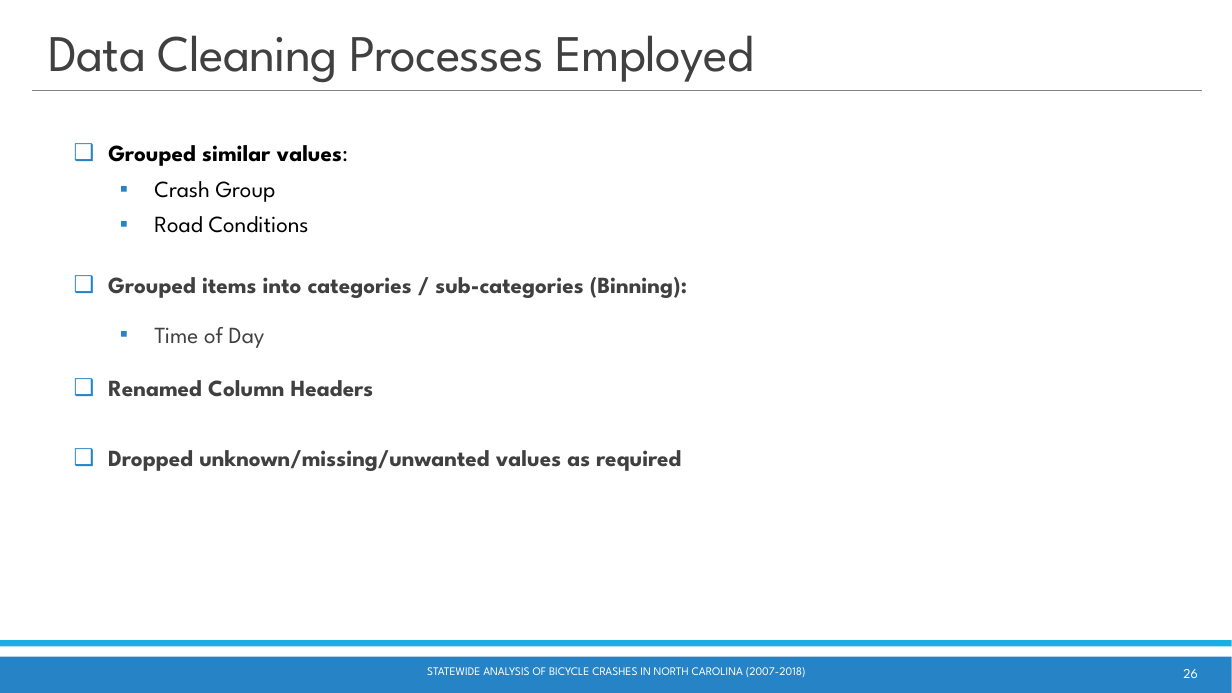
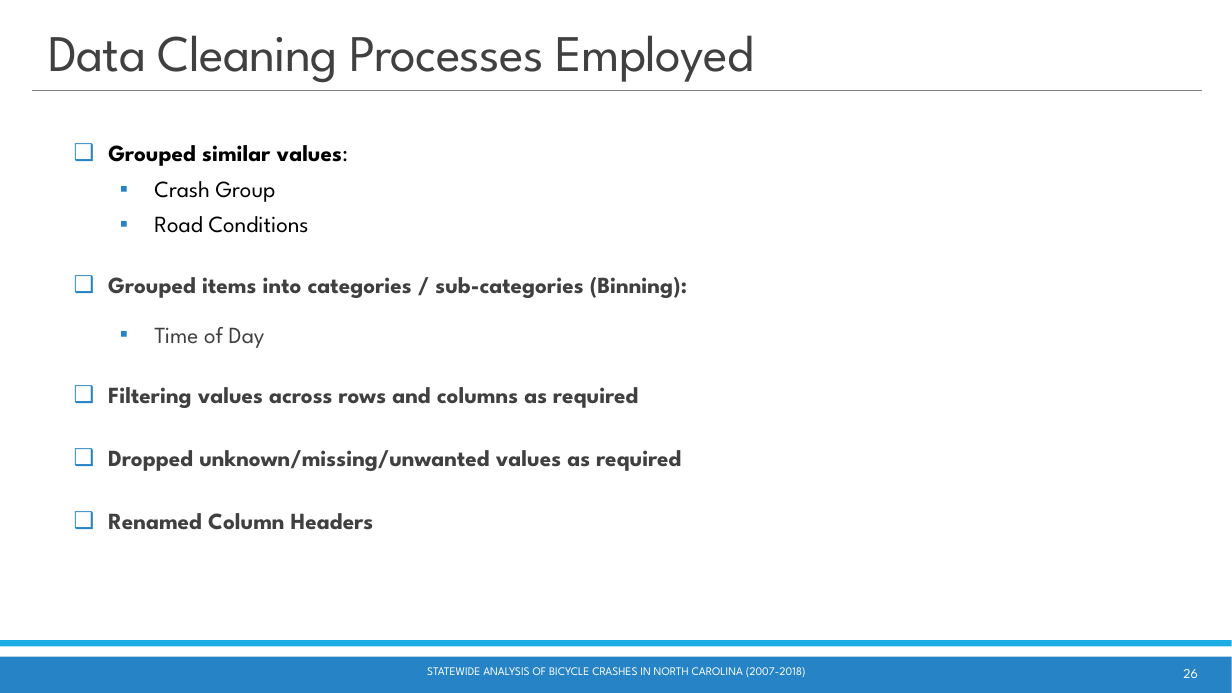
Before and after one commit to waghrayrashi/project-1, a slide deck: slide 26 of Project 1 - Group 2 - Statewide Bicycle Crash Analysis.pptx. Drawn at 1232x693 pixels with LibreOffice and Linux fonts; fonts in the diff are those of the drawing. Boxes give left, top, right and bottom in pixels: in the first picture for what was removed or moved away, otherwise in the second. Text is boxed around its words. In the diff, an @@ line names an element or a change of style, - is before the commit and + after.

```diff
--- a/Project 1 - Group 2 - Statewide Bicycle Crash Analysis.pptx
+++ b/Project 1 - Group 2 - Statewide Bicycle Crash Analysis.pptx
@@ text added at (108, 387, 638, 408), 18 pt, text #404040, bold @@
+❑ Filtering values across rows and columns as required
@@ text "Renamed Column Headers": place and size @@
-text "Renamed Column Headers" at (108, 380, 374, 397)
+text "Renamed Column Headers" at (108, 513, 374, 530)
```
Also in this commit, not shown: 7 other slides changed, 2 slides removed, 2 other files.
